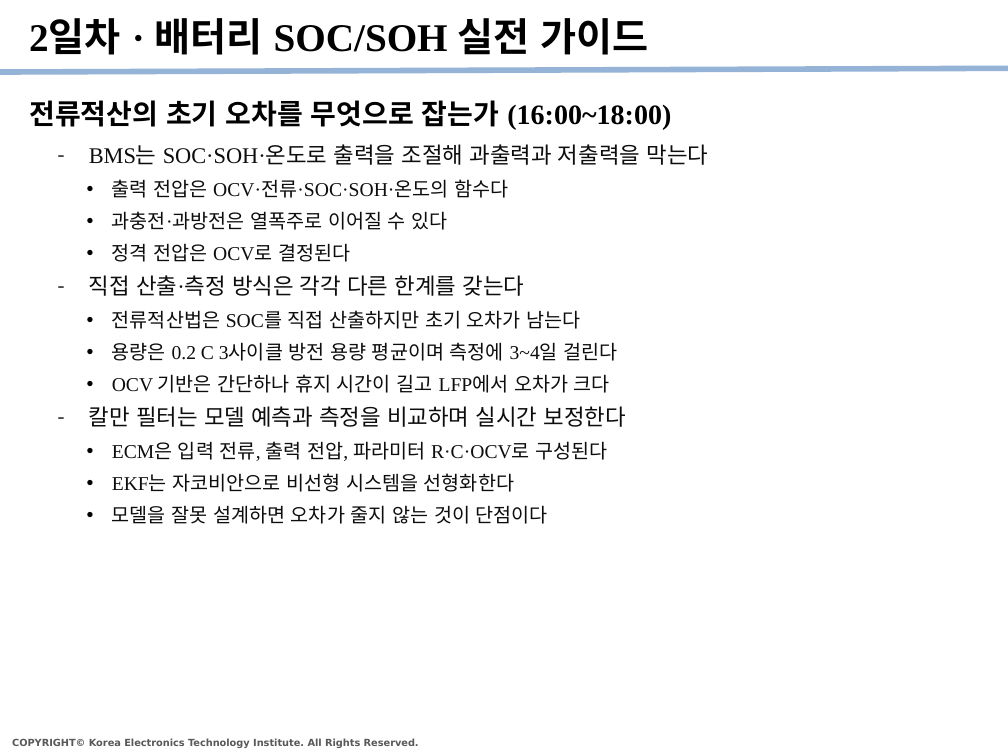
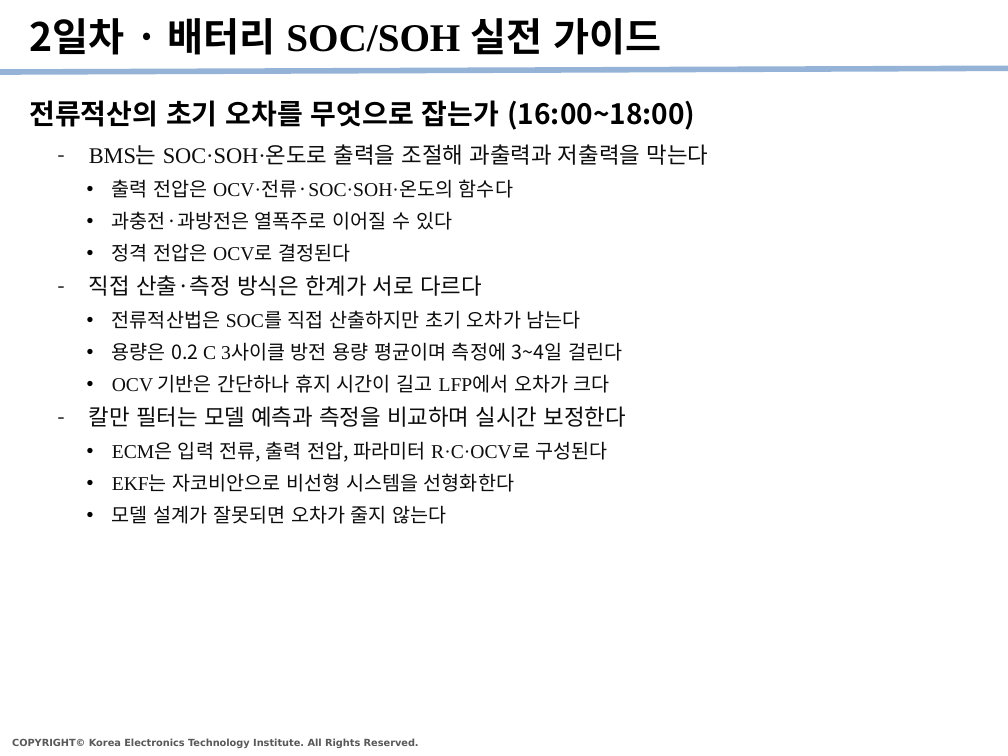
Before and after one commit to kybeen0521/PHM_Edu, a slide deck: slide 16 of Templates/PHM강좌_수강정리_v1.pptx. Drawn at 1008x756 pixels with LibreOffice and Linux fonts; fonts in the diff are those of the drawing. Boxes give left, top, right and bottom in pixels: in the first picture for what was removed or moved away, otherwise in the second. Text is boxed around its words. In the diff, an @@ line names an element or a change of style, - is before the commit and + after.

```diff
--- a/Templates/PHM강좌_수강정리_v1.pptx
+++ b/Templates/PHM강좌_수강정리_v1.pptx
@@ title "2일차 · 배터리 SOC/SOH 실전 ..." at (29,18,661,55): font Times New Roman to Noto Sans CJK KR in "2일차 · 배터리 실전 가이드" @@
@@ text "전류적산의 초기 오차를 무엇으로 잡는가 ..." at (29,100,695,130): font Times New Roman to Noto Sans CJK KR @@
@@ text at (89,144,709,492): font Times New Roman to Noto Sans CJK KR in "BMS는 SOC·SOH·온도로 출력을 조절해 과출력과 저출력을 막는다", "출력 전압은 OCV·전류·SOC·SOH·온도의 함수다", "과충전·과방전은 열폭주로 이어질 수 있다", "정격 전압은 OCV로 결정된다" and 6 more places @@
@@ text at (89,275,482,296): text changed; font Times New Roman to Noto Sans CJK KR @@
-  – 직접 산출·측정 방식은 각각 다른 한계를 갖는다
+  – 직접 산출·측정 방식은 한계가 서로 다르다
@@ text at (112,505,446,524): text changed; font Times New Roman to Noto Sans CJK KR @@
-    • 모델을 잘못 설계하면 오차가 줄지 않는 것이 단점이다
+    • 모델 설계가 잘못되면 오차가 줄지 않는다
```
Also in this commit, not shown: 23 other slides changed.
